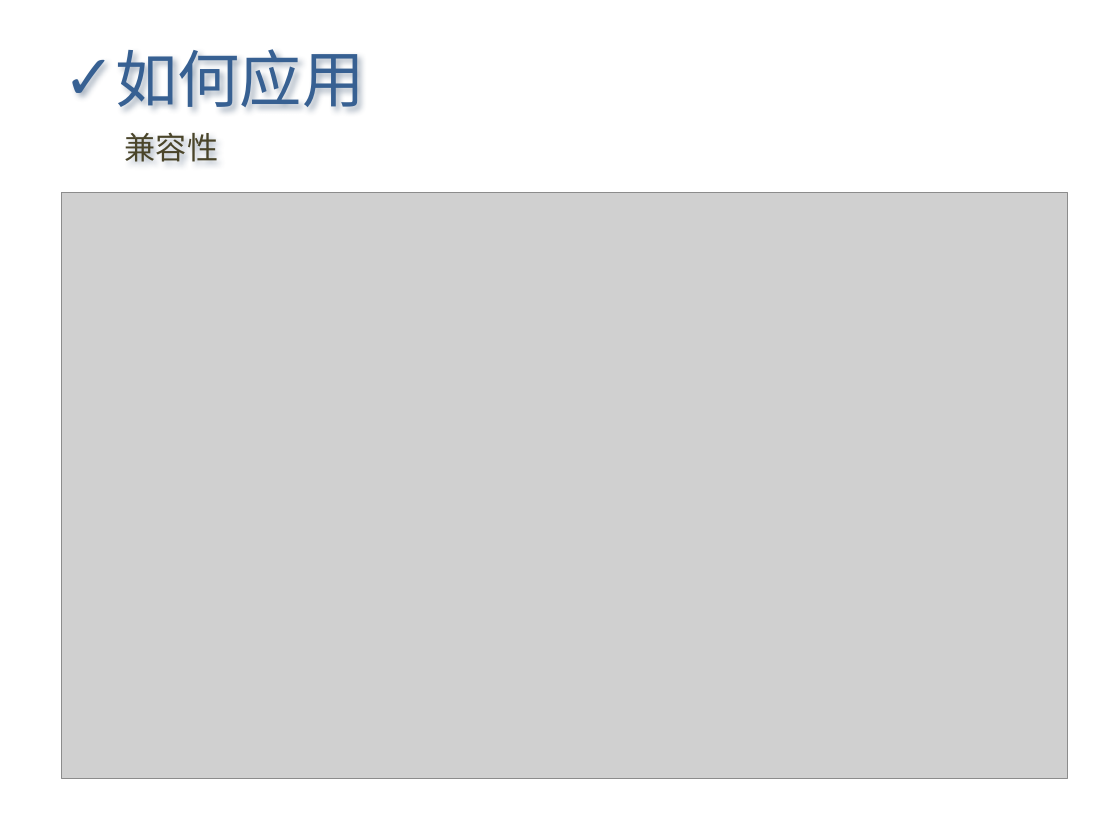
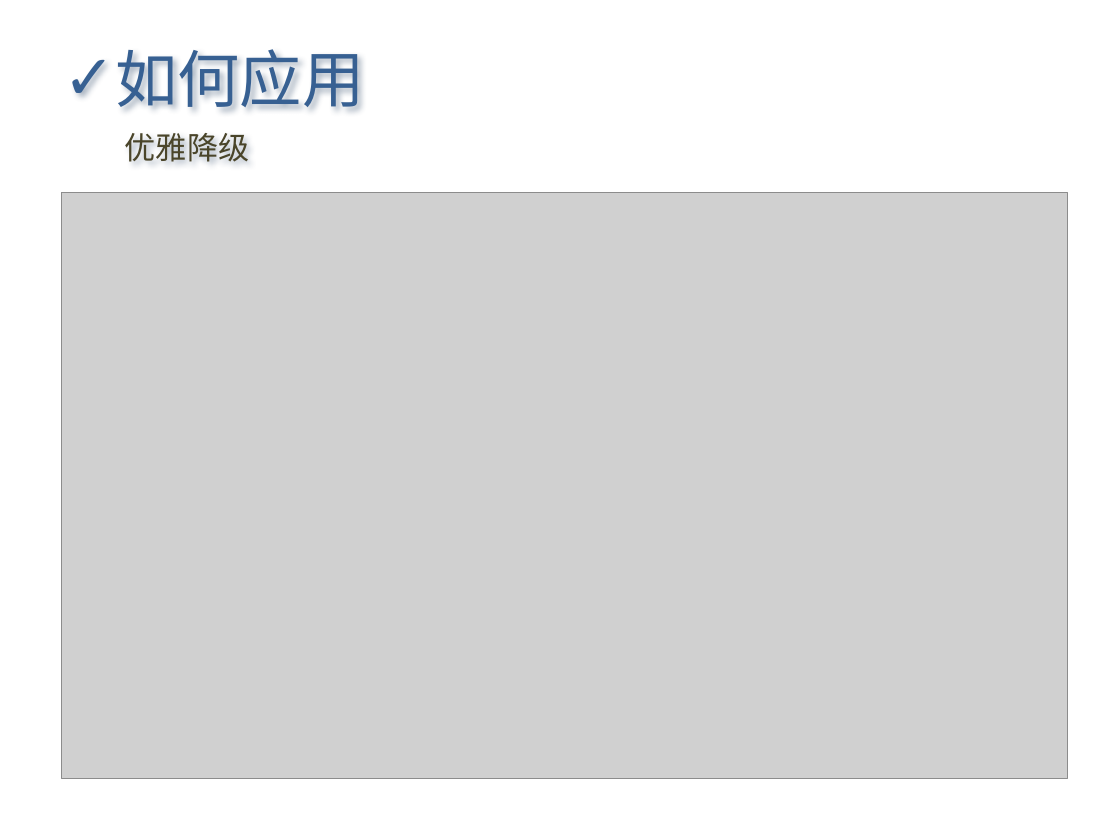
Before and after one commit to Letractively/feng33, a slide deck: slide 14 of ppt/css3知多少2011-06-23.pptx (slide 12 before the commit). Drawn at 1120x840 pixels with LibreOffice and Linux fonts; fonts in the diff are those of the drawing; grey boxes stand for pictures. Boxes give left, top, right and bottom in pixels: in the first picture for what was removed or moved away, otherwise in the second. Text is boxed around its words. In the diff, an @@ line names an element or a change of style, - is before the commit and + after.

```diff
--- a/ppt/css3知多少2011-06-23.pptx
+++ b/ppt/css3知多少2011-06-23.pptx
@@ text at <box>125,133,250,162</box>: text changed @@
-兼容性
+优雅降级
```
Also in this commit, not shown: 8 other slides changed, 1 slide added.
